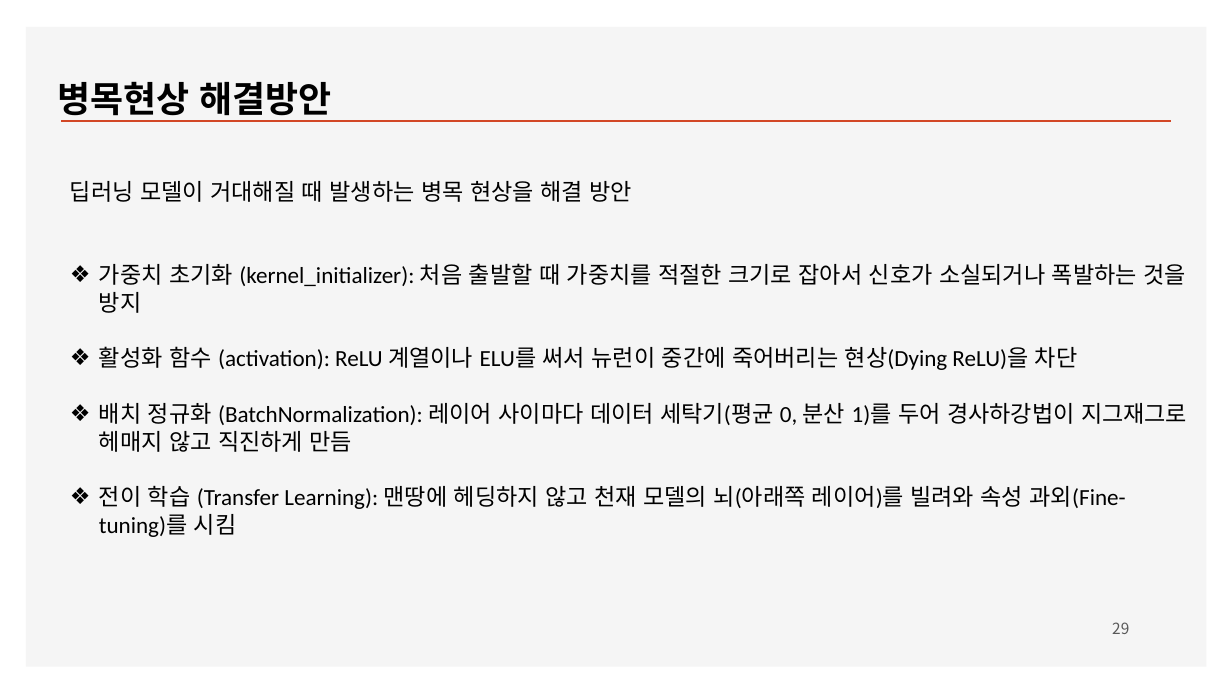
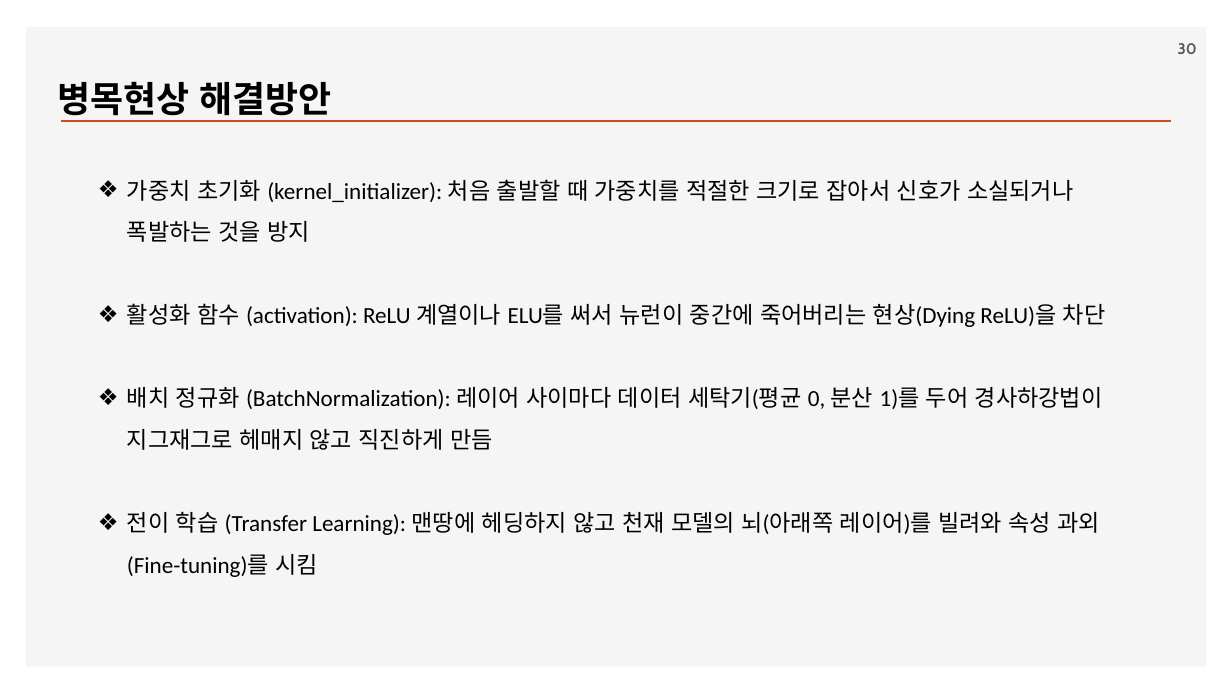
Before and after one commit to ancestor9/2026_Fall_Deep-Learning-with-Python, a slide deck: slide 30 of Chapter 09 ConvNet architecture patterns.pptx (slide 29 before the commit). Drawn at 1232x693 pixels with LibreOffice and Linux fonts; fonts in the diff are those of the drawing; background and template pictures are left out. Boxes give left, top, right and bottom in pixels: in the first picture for what was removed or moved away, otherwise in the second. Text is boxed around its words. In the diff, an @@ line names an element or a change of style, - is before the commit and + after.

```diff
--- a/Chapter 09 ConvNet architecture patterns.pptx
+++ b/Chapter 09 ConvNet architecture patterns.pptx
@@ page number added at box(1178, 43, 1197, 54), 12 pt, text #595959, bold @@
+30
@@ text "가중치 초기화 (kernel_initializer): 처음 출발할 ...": place and size @@
-text "가중치 초기화 (kernel_initializer): 처음 출발할 ..." at box(70, 181, 1187, 537)
+text "가중치 초기화 (kernel_initializer): 처음 출발할 ..." at box(127, 179, 1106, 577)
@@ text "가중치 초기화 (kernel_initializer): 처음 출발할 ..." at box(127, 179, 1106, 577): line spacing 1 to 1.5 @@
@@ text at box(70, 181, 632, 202): paragraph removed @@
-딥러닝 모델이 거대해질 때 발생하는 병목 현상을 해결 방안
@@ page number removed at box(1112, 622, 1129, 634) @@
-29
```
Also in this commit, not shown: 11 other slides changed.
